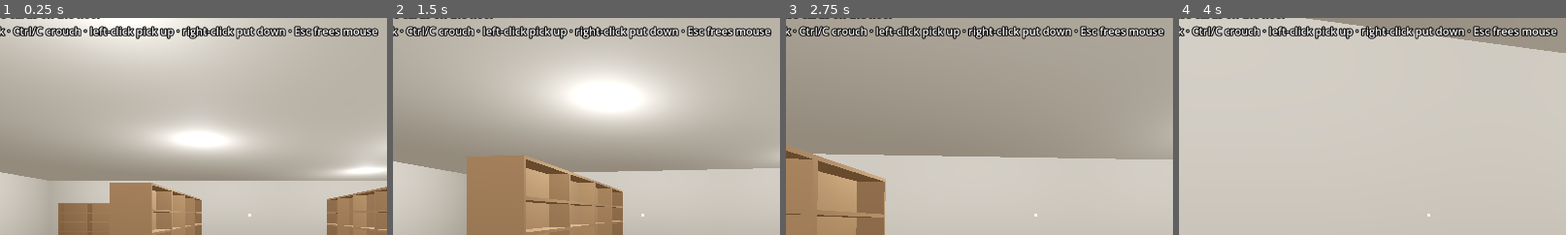
Above: before the commit, frames 1-4 (left to right).
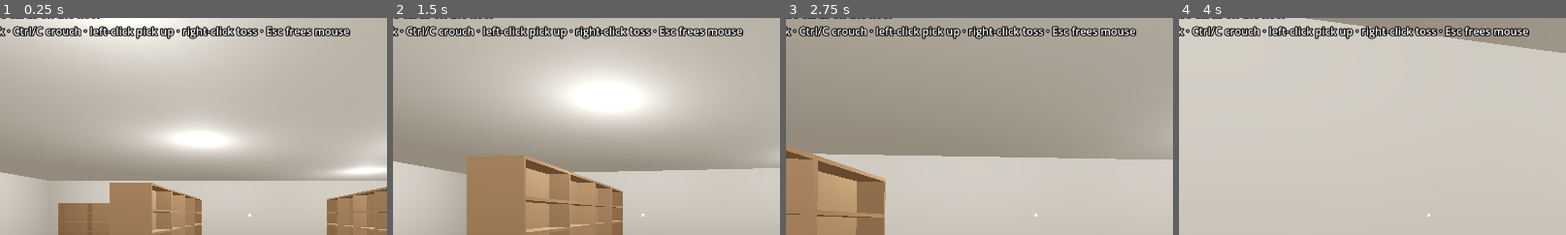
Above: after the commit, the same moments.

Repository: brian-kujawski/cracknstack
Game: Godot game, scene res://scenes/main.tscn
Two runs of this game, one before a commit and one after it. Both use one fixed random seed, a clock stepped at 60 frames per second and the inputs below.
Inputs (mouse positions are % of the whole screen's width and height, from its top left):
- Up to frame 1 (0.25 s): no input
- Up to frame 2 (1.5 s): tap Enter at 0.5 s; move the mouse to (55, 50) at 0.52 s; hold Ctrl (crouch) 0.53-1.28 s; hold W (move_forward) from 0.53 s (still down); click (55, 50) at 0.8 s; move the mouse to (45, 50) at 1.27 s; click (45, 50) at 1.35 s
- Up to frame 3 (2.75 s): keep holding W (move_forward); right-click (45, 50) at 1.55 s; move the mouse to (52, 48) at 2.02 s; hold Right mouse button (put_down, bound only before the commit) from 2.03 s (still down); click (52, 48) at 2.17 s; tap Ctrl (crouch) at 2.3 s
- Up to frame 4 (4 s): keep holding W (move_forward); move the mouse to (49, 52) at 2.77 s; release Right mouse button (put_down, bound only before the commit) at 2.78 s; tap Ctrl (crouch) at 2.85 s; click (49, 52) at 3.05 s; move the mouse to (57, 51) at 3.52 s; press the mouse at (57, 51) at 3.53 s; right-click (57, 51) at 3.8 s
The pictures show only the part of the screen within x 18-68%, y 5-55%; the shares and areas given below are measured in that part.

The runs differ from the first frame. In frame 1, 1.2% of the frame differs, in the area x 60-98%, y 3-10%; in frame 2, 1.2%; in frame 3, 1.2%; in frame 4, 1.2%.

Commit message:
Toss cards with right-click instead of setting them down
Right-click now lobs the held card forward in a gentle tumbling arc. It
is not a physics body: TossedCard integrates its own short arc, stops
against walls and shelves, and on reaching the pile hands itself back to
PileWorld face up or down depending on how it landed.

Co-Authored-By: Claude Opus 5.5 (1M context) <noreply@anthropic.com>
Claude-Session: https://claude.ai/code/session_01A4rZEjJeT1qtj1gUpey3E7

Diff:
--- a/scripts/main.gd
+++ b/scripts/main.gd
@@ -32,7 +32,7 @@
 
 
 func _update_stats() -> void:
-	_status.text = "%d fps · %d draw calls · %d cards on the floor\nWASD move · mouse look · Ctrl/C crouch · left-click pick up · right-click put down · Esc frees mouse" % [
+	_status.text = "%d fps · %d draw calls · %d cards on the floor\nWASD move · mouse look · Ctrl/C crouch · left-click pick up · right-click toss · Esc frees mouse" % [
 		Engine.get_frames_per_second(),
 		RenderingServer.get_rendering_info(RenderingServer.RENDERING_INFO_TOTAL_DRAW_CALLS_IN_FRAME),
 		_pile.card_count_on_floor()]
--- a/scripts/pile/pile_picker.gd
+++ b/scripts/pile/pile_picker.gd
@@ -1,13 +1,18 @@
 class_name PilePicker
 extends Node
 ## The player's hands: aim at the floor to highlight the top card under the
-## crosshair, left-click to pick it up, right-click to put it back down where
-## you're aiming. Filing into binders comes in M3.
+## crosshair, left-click to pick it up, right-click to toss it back onto the
+## pile. Filing into binders comes in M3.
 
 signal held_card_changed(card: CardData)
 
 ## How far from the eye the player can reach.
 @export var reach := 2.6
+## Toss: forward and upward speed (m/s) and tumble rate (flips per second).
+## A gentle lob, not a throw.
+@export var toss_forward_speed := 1.6
+@export var toss_up_speed := 1.0
+@export var toss_flips_per_second := Vector2(0.8, 1.8)
 
 var pile: PileWorld
 var held_card_id := -1
@@ -48,8 +53,8 @@
 		if id >= 0:
 			pile.pick_up(id)
 			_hold(id)
-	elif event.is_action_pressed("put_down") and held_card_id >= 0 and _aim_valid:
-		pile.drop(held_card_id, _aim_point, randf() * TAU)
+	elif event.is_action_pressed("toss") and held_card_id >= 0:
+		_toss()
 		_hold(-1)
 
 
@@ -65,16 +70,38 @@
 		_aim_point = hit.position
 
 
+func _toss() -> void:
+	var forward := -_camera.global_transform.basis.z
+	forward.y = 0.0
+	forward = forward.normalized()
+	var card := TossedCard.new()
+	# The tossed card gets its own material so the next pick-up can change
+	# the hand without changing the card in flight.
+	var material := ShaderMaterial.new()
+	material.shader = preload("res://shaders/held_card.gdshader")
+	_apply_card(material, held_card_id)
+	pile.add_child(card)
+	card.exclude = [(get_parent() as CollisionObject3D).get_rid()]
+	var velocity := forward * toss_forward_speed * randf_range(0.85, 1.15) + Vector3.UP * toss_up_speed
+	var flips := randf_range(toss_flips_per_second.x, toss_flips_per_second.y) * (1 if randf() < 0.5 else -1)
+	card.launch(held_card_id, pile, material, _held_view.global_transform, velocity, flips * TAU)
+
+
 func _hold(id: int) -> void:
 	held_card_id = id
 	_held_view.visible = id >= 0
 	if id < 0:
 		held_card_changed.emit(null)
 		return
+	_apply_card(_held_view.material_override, id)
+	held_card_changed.emit(CardDatabase.get_card(id))
+
+
+static func _apply_card(material: ShaderMaterial, id: int) -> void:
 	var card := CardDatabase.get_card(id)
-	var material: ShaderMaterial = _held_view.material_override
-	material.set_shader_parameter("accent", CardDatabase.get_set(card.set_code).accent_color)
-	material.set_shader_parameter("set_number", CardDatabase.sets_in_shelf_order().find(CardDatabase.get_set(card.set_code)) + 1)
+	var set_data := CardDatabase.get_set(card.set_code)
+	var accent := set_data.accent_color
+	material.set_shader_parameter("accent", Vector3(accent.r, accent.g, accent.b))
+	material.set_shader_parameter("set_number", CardDatabase.sets_in_shelf_order().find(set_data) + 1)
 	material.set_shader_parameter("collector_number", card.collector_number)
 	material.set_shader_parameter("rarity", card.rarity)
-	held_card_changed.emit(card)
--- a/scripts/pile/pile_world.gd
+++ b/scripts/pile/pile_world.gd
@@ -134,13 +134,13 @@
 	_start_gap_fill(gap)
 
 
-## Puts a held card back down on top of whatever is at `point`.
-func drop(id: int, point: Vector3, rotation_y: float) -> void:
+## Lays a held card on top of whatever is at `point`, face up or down.
+func drop(id: int, point: Vector3, rotation_y: float, face_up := true) -> void:
 	if _states[id] != State.HELD:
 		return
 	_states[id] = State.ON_FLOOR
 	var p := Vector2(clampf(point.x, bounds.position.x, bounds.end.x), clampf(point.z, bounds.position.y, bounds.end.y))
-	_face_up[id] = 1
+	_face_up[id] = 1 if face_up else 0
 	_put_on_floor(id, p, rotation_y)
 	_rebuild_chunk(_chunk_of[id])
 
--- /dev/null
+++ b/scripts/pile/tossed_card.gd
@@ -0,0 +1,69 @@
+class_name TossedCard
+extends MeshInstance3D
+## A card the player tossed: a short scripted arc that tumbles end over end
+## and lands on the pile. Not a physics body (the pile stays klunky): it
+## integrates its own gentle arc, stops dead against anything it hits, and
+## when it reaches the top of the pile it hands itself back to PileWorld,
+## face up or down depending on how it landed.
+
+const GRAVITY := 9.8
+const AIR_DRAG := 1.2 # per second, horizontal only; keeps the toss soft
+
+var card_id: int
+var pile: PileWorld
+var velocity: Vector3
+## Radians per second around the card's own left-right axis.
+var tumble_speed: float
+var exclude: Array[RID] = []
+
+
+## Builds the visual from the held card's material and launches it.
+func launch(id: int, world: PileWorld, material: Material, start: Transform3D, launch_velocity: Vector3, spin: float) -> void:
+	card_id = id
+	pile = world
+	velocity = launch_velocity
+	tumble_speed = spin
+	var quad := QuadMesh.new()
+	quad.size = PileWorld.CARD_SIZE
+	mesh = quad
+	material_override = material
+	cast_shadow = GeometryInstance3D.SHADOW_CASTING_SETTING_OFF
+	global_transform = start
+
+
+func _physics_process(delta: float) -> void:
+	var from := global_position
+	velocity.y -= GRAVITY * delta
+	var horizontal := Vector2(velocity.x, velocity.z) * maxf(0.0, 1.0 - AIR_DRAG * delta)
+	velocity.x = horizontal.x
+	velocity.z = horizontal.y
+	var to := from + velocity * delta
+
+	# Anything solid in the way (wall, shelf, table) stops the card's forward
+	# travel; it just drops from there.
+	var query := PhysicsRayQueryParameters3D.create(from, to)
+	query.exclude = exclude
+	var hit := get_world_3d().direct_space_state.intersect_ray(query)
+	if not hit.is_empty() and hit.normal.y < 0.7:
+		velocity.x = 0.0
+		velocity.z = 0.0
+		to = Vector3(from.x, to.y, from.z) + hit.normal * 0.01
+	elif not hit.is_empty():
+		_land(hit.position)
+		return
+
+	global_position = to
+	rotate_object_local(Vector3.RIGHT, tumble_speed * delta)
+
+	var floor_height := pile.height_at(Vector2(to.x, to.z))
+	if to.y <= floor_height + PileWorld.CARD_THICKNESS:
+		_land(to)
+
+
+func _land(point: Vector3) -> void:
+	# The quad's face points along its local +Z; face up if that ends up
+	# pointing at the ceiling more than the floor.
+	var face_up := global_transform.basis.z.y > 0.0
+	var yaw := atan2(-global_transform.basis.y.x, -global_transform.basis.y.z)
+	pile.drop(card_id, point, yaw, face_up)
+	queue_free()
--- a/scripts/player/player.gd
+++ b/scripts/player/player.gd
@@ -59,7 +59,7 @@
 	}
 	var mouse_bindings := {
 		"pick_up": MOUSE_BUTTON_LEFT,
-		"put_down": MOUSE_BUTTON_RIGHT,
+		"toss": MOUSE_BUTTON_RIGHT,
 	}
 	for action in mouse_bindings:
 		if InputMap.has_action(action):
--- a/shaders/held_card.gdshader
+++ b/shaders/held_card.gdshader
@@ -1,5 +1,5 @@
-// The card in the player's hand: same face as the floor cards, fed by
-// uniforms instead of per-instance data.
+// A single card outside the pile (in the hand, or tossed through the air):
+// same face as the floor cards, fed by uniforms instead of per-instance data.
 shader_type spatial;
 render_mode unshaded, cull_disabled;
 
@@ -11,5 +11,7 @@
 uniform int rarity = 0;
 
 void fragment() {
-	ALBEDO = card_face(UV, accent, set_number, collector_number, rarity);
+	ALBEDO = FRONT_FACING
+		? card_face(UV, accent, set_number, collector_number, rarity)
+		: card_back(UV);
 }
--- a/tests/test_runner.gd
+++ b/tests/test_runner.gd
@@ -177,4 +177,18 @@
 	pile.drop(top, drop_point, 0.3)
 	_check(pile.is_on_floor(top) and pile.card_count_on_floor() == total, "dropped card is back on the floor")
 	_check(pile.top_card_at(drop_point) == top, "dropped card lands on top of the stack")
+
+	# Toss a card: it arcs forward, lands on the pile and is pickable again.
+	pile.pick_up(top)
+	var tossed := TossedCard.new()
+	pile.add_child(tossed)
+	var start := Transform3D(Basis(), Vector3(5.0, 1.3, 5.0))
+	tossed.launch(top, pile, ShaderMaterial.new(), start, Vector3(1.6, 1.0, 0.0), TAU)
+	var steps := 0
+	while is_instance_valid(tossed) and not tossed.is_queued_for_deletion() and steps < 600:
+		tossed._physics_process(1.0 / 60.0)
+		steps += 1
+	var landed := pile.card_position(top)
+	_check(pile.is_on_floor(top), "tossed card lands back on the floor (after %d steps)" % steps)
+	_check(landed.x > 5.3 and landed.x < 7.5 and absf(landed.z - 5.0) < 0.05, "toss is a gentle lob forward (landed at x=%.2f)" % landed.x)
 	pile.queue_free()
Not shown, added: scripts/pile/tossed_card.gd.uid
